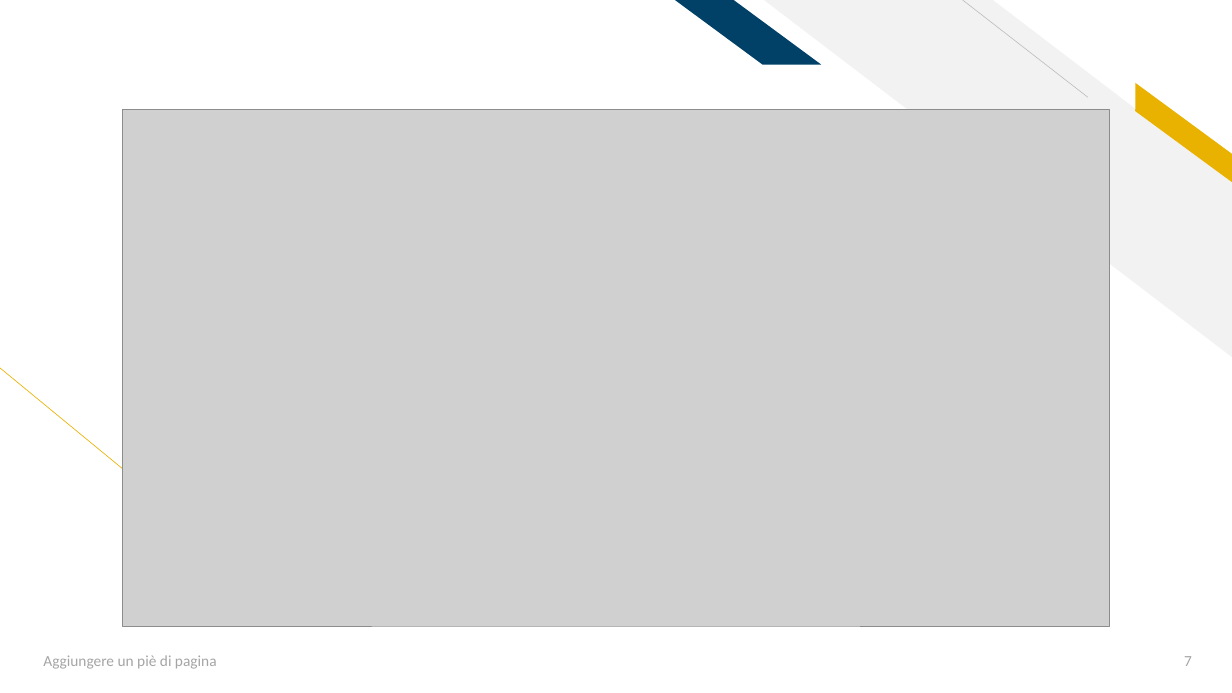
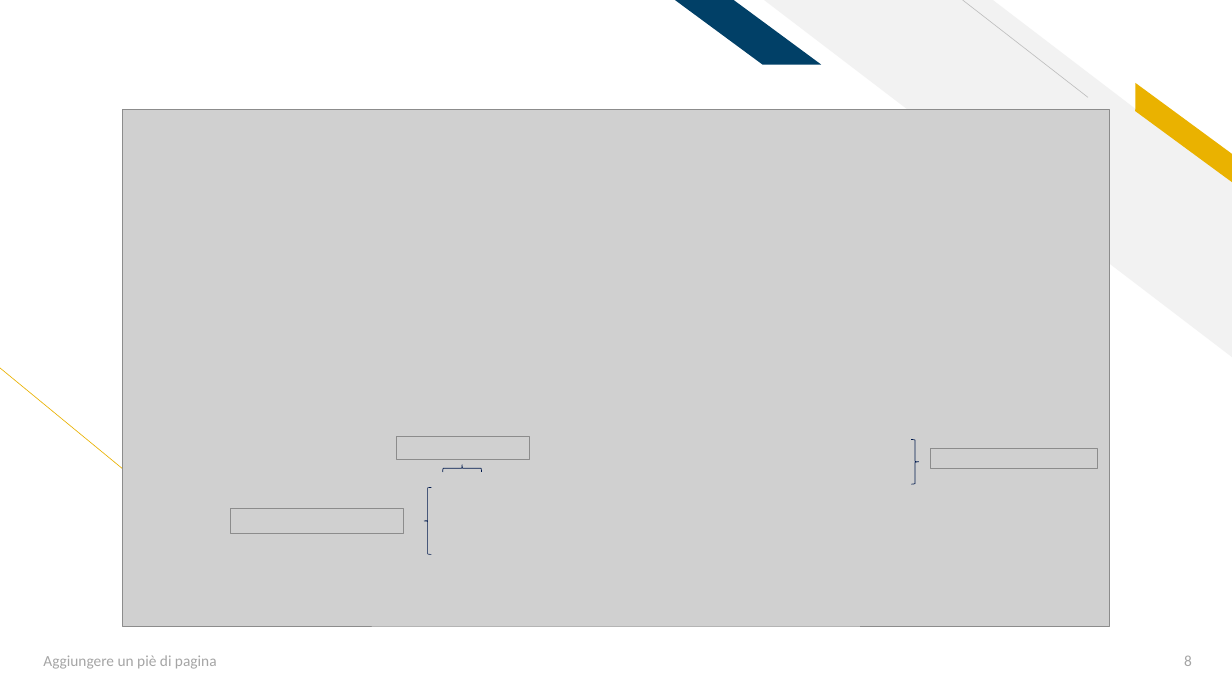
Before and after one commit to AleFire99/AES-git-repo, a slide deck: slide 8 of Aes_Project_2021_2022 Fire.pptx (slide 7 before the commit). Drawn at 1232x693 pixels with LibreOffice and Linux fonts; fonts in the diff are those of the drawing; grey boxes stand for pictures. Boxes give left, top, right and bottom in pixels: in the first picture for what was removed or moved away, otherwise in the second. Text is boxed around its words. In the diff, an @@ line names an element or a change of style, - is before the commit and + after.

```diff
--- a/Aes_Project_2021_2022 Fire.pptx
+++ b/Aes_Project_2021_2022 Fire.pptx
@@ picture added at <box>396,437,530,460</box> @@
@@ right brace added at <box>911,440,919,484</box>, outline #00194C 0.5 pt @@
@@ picture added at <box>931,449,1097,469</box> @@
@@ left brace added at <box>443,465,482,472</box>, outline #00194C 0.5 pt @@
@@ picture added at <box>230,508,403,533</box> @@
@@ left brace added at <box>424,488,432,555</box>, outline #00194C 0.5 pt @@
@@ page number at <box>1184,656,1192,666</box>: text changed @@
-7
+8
```
Also in this commit, not shown: 4 other slides changed, 1 slide added, 1 other file.
